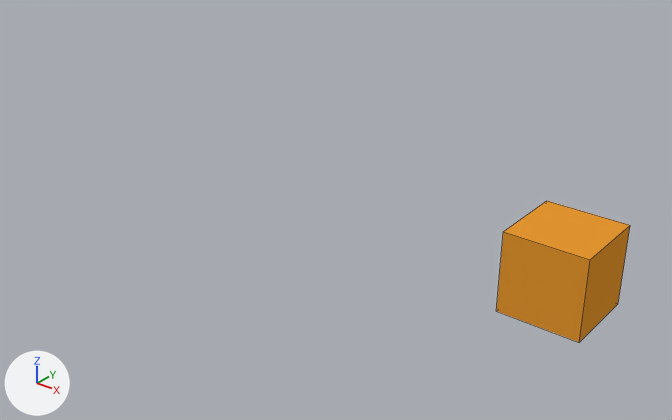
The Blender file pickups.blend, before and after one commit.
One viewpoint serves both versions: a 50 mm camera at (-32.0, -15.63, 5.48) aimed at (-35.4, -11.38, 2.84). Arrows for +X, +Y and +Z are at lower left; the lights stay in place. Mesh edges are drawn as thin lines.

Objects in the first picture: 'ammocrate.000'.
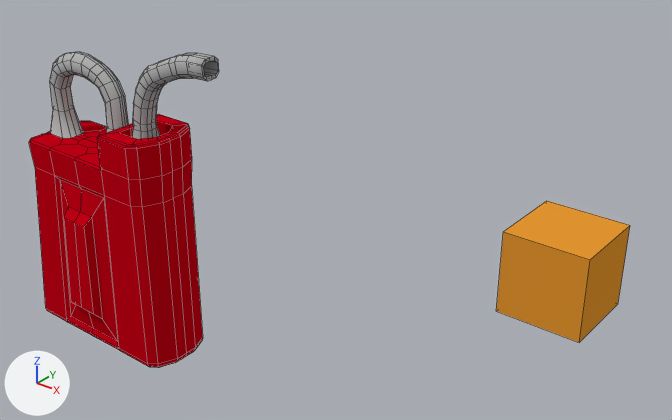
Commit message: Added jerrycan into Pickups for easier integration

Changed parts and their boxes (x1, y1, x2, y2) in the pictures (672 x 420 px):
'jerrycan', added (red)
    after: (29, 52, 219, 368)
    faces in mat_material (red #c50016): (29, 114, 203, 368)
    faces in mat_material_001 (grey #b2b2b2): (50, 52, 219, 139)

The change in detail:
Material 'Material' (mat_material) is new.
Its base color is (0.56, 0.0, 0.00814) (red #c50016).
Material 'Material.001' (mat_material_001) is new.
Its base color is (0.448, 0.448, 0.448) (grey #b3b3b3).
Mesh me_cube is new.
It has 318 vertices, 269 faces and spans x -0.99..1.79, y -0.51..0.0, z -1.0..2.61.
Faces by material slot: [131, 138].
It uses material mat_material (red #c50016).
It uses material mat_material_001 (grey #b3b3b3).
Object 'jerrycan' (ob_jerrycan) is new; it shows me_cube.
Its location is (-36.712, -12.189, 2.431).
Its scale is (0.6, 0.6, 0.6).
It gains a MIRROR modifier named 'Mirror'.
Modifier setting: use_axis = (False, True, False).
Modifier setting: use_clip = True.
